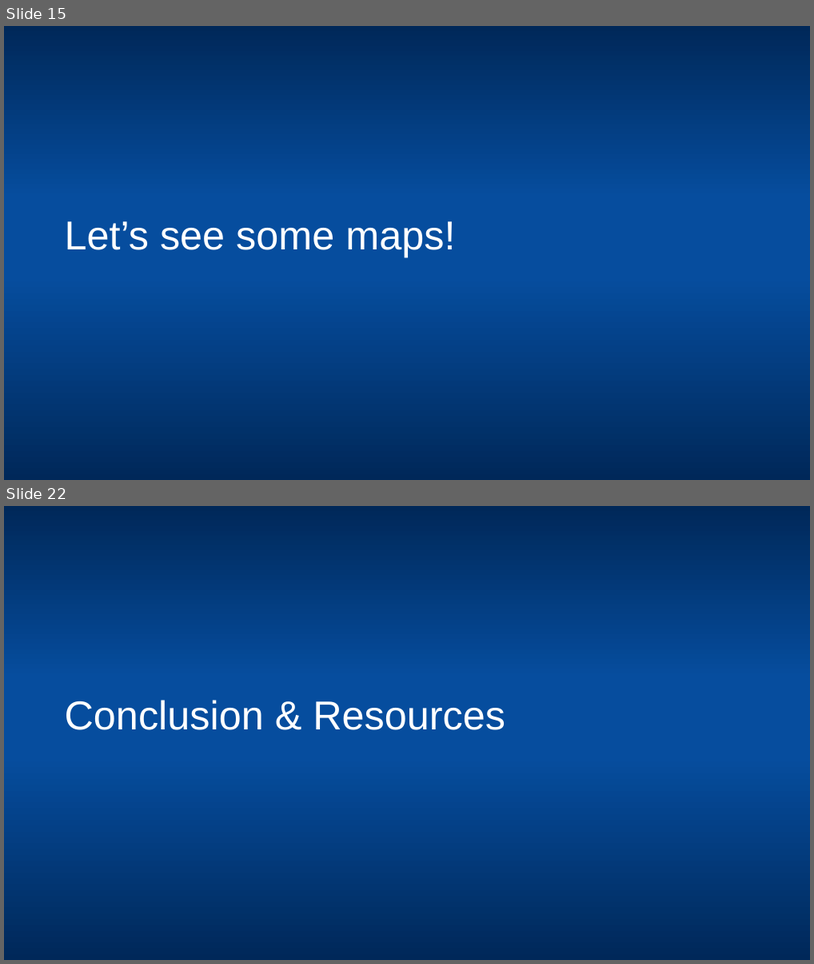
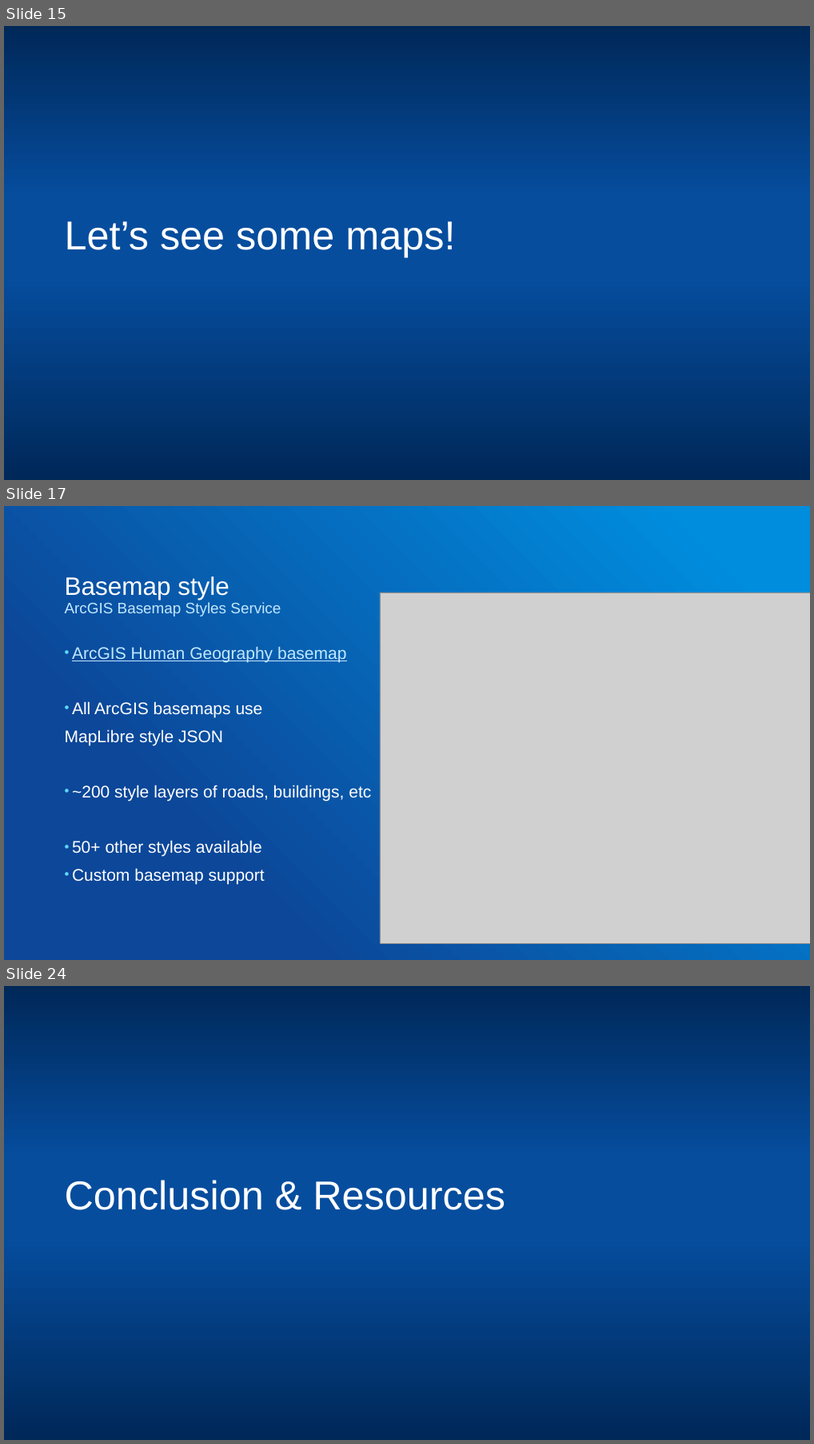
Before and after one commit to gowin20/foss4g-2026-maplibregl-data-visualization, a slide deck: foss4g-maplibre-data-visualization.pptx. Shown one above the other, each under a label of ours: slides 15 and 22 before the commit, slides 15, 17 and 24 after it; the slides between them are not shown. The pictures are 814x964 and 814x1444 pixels, drawn with LibreOffice and Linux fonts; fonts in the diff are those of the drawing; grey boxes stand for pictures. Boxes give left, top, right and bottom in pixels: in the first picture for what was removed or moved away, otherwise in the second. Text is boxed around its words. In the diff, an @@ line names an element or a change of style, - is before the commit and + after.

```diff
--- a/foss4g-maplibre-data-visualization.pptx
+++ b/foss4g-maplibre-data-visualization.pptx
@@ slide 17 added at [4, 506, 810, 960], background gradient #008DDE to #0C4799 @@
@@ title added at [65, 576, 230, 600], 30 pt, text #FFFFFF @@
+Basemap style
@@ picture added at [380, 592, 810, 943] @@
@@ text added at [65, 602, 281, 616], 18 pt, text #C0E8FF @@
+ArcGIS Basemap Styles Service
@@ text added at [65, 646, 371, 884], 20 pt, text #FFFFFF @@
+• ArcGIS Human Geography basemap
+• All ArcGIS basemaps use
+MapLibre style JSON
+• ~200 style layers of roads, buildings, etc
+• 50+ other styles available
+• Custom basemap support
@@ what was slide 22 is now slide 24 @@
```
Also in this commit, not shown: 12 slides changed, 4 other slides added, 4 slides removed, 10 other files.
